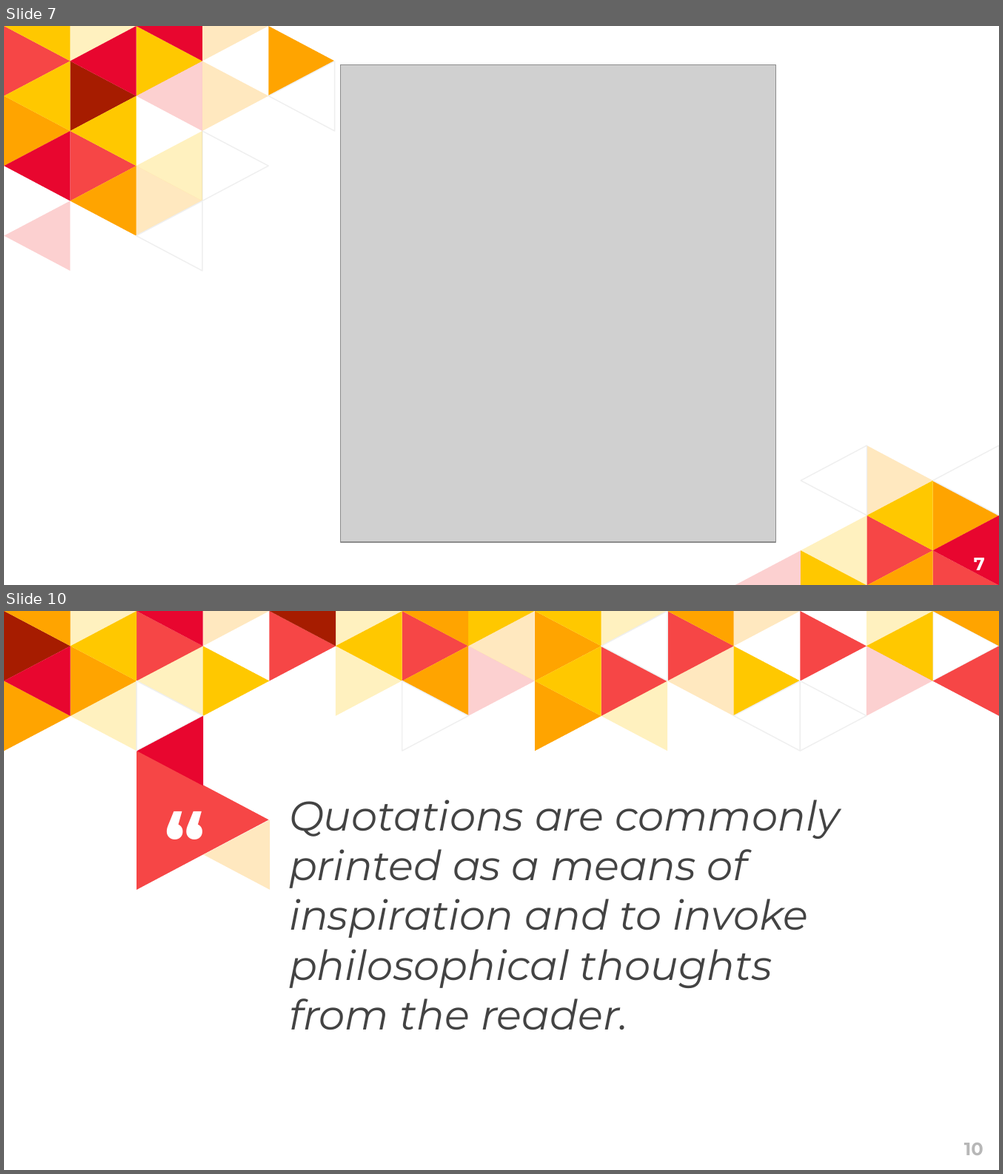
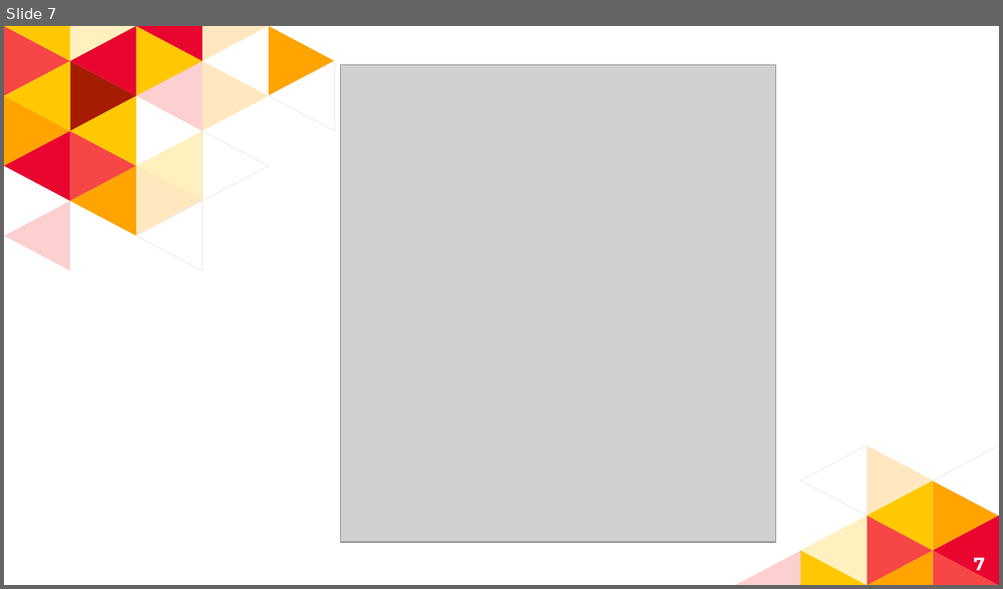
Before and after one commit to krashilili/Project2, a slide deck: PPT presentation/Slides.pptx. Shown one above the other, each under a label of ours: slides 7 and 10 before the commit, slide 7 after it; the slides between them are not shown. The pictures are 1003x1174 and 1003x589 pixels, drawn with LibreOffice and Linux fonts; fonts in the diff are those of the drawing; grey boxes stand for pictures. Boxes give left, top, right and bottom in pixels: in the first picture for what was removed or moved away, otherwise in the second. Text is boxed around its words. In the diff, an @@ line names an element or a change of style, - is before the commit and + after.

```diff
--- a/PPT presentation/Slides.pptx
+++ b/PPT presentation/Slides.pptx
@@ slide 10 removed at [4, 611, 999, 1170], background #FFFFFF @@
@@ text removed at [145, 780, 225, 895] @@
-“
@@ text removed at [289, 800, 839, 1031] @@
-Quotations are commonly printed as a means of inspiration and to invoke philosophical thoughts from the reader.
@@ group removed at [4, 611, 999, 891]: 51 freeform shapes @@
@@ page number removed at [964, 1143, 983, 1156] @@
-10
```
Also in this commit, not shown: 3 slides changed, 22 other slides removed.
